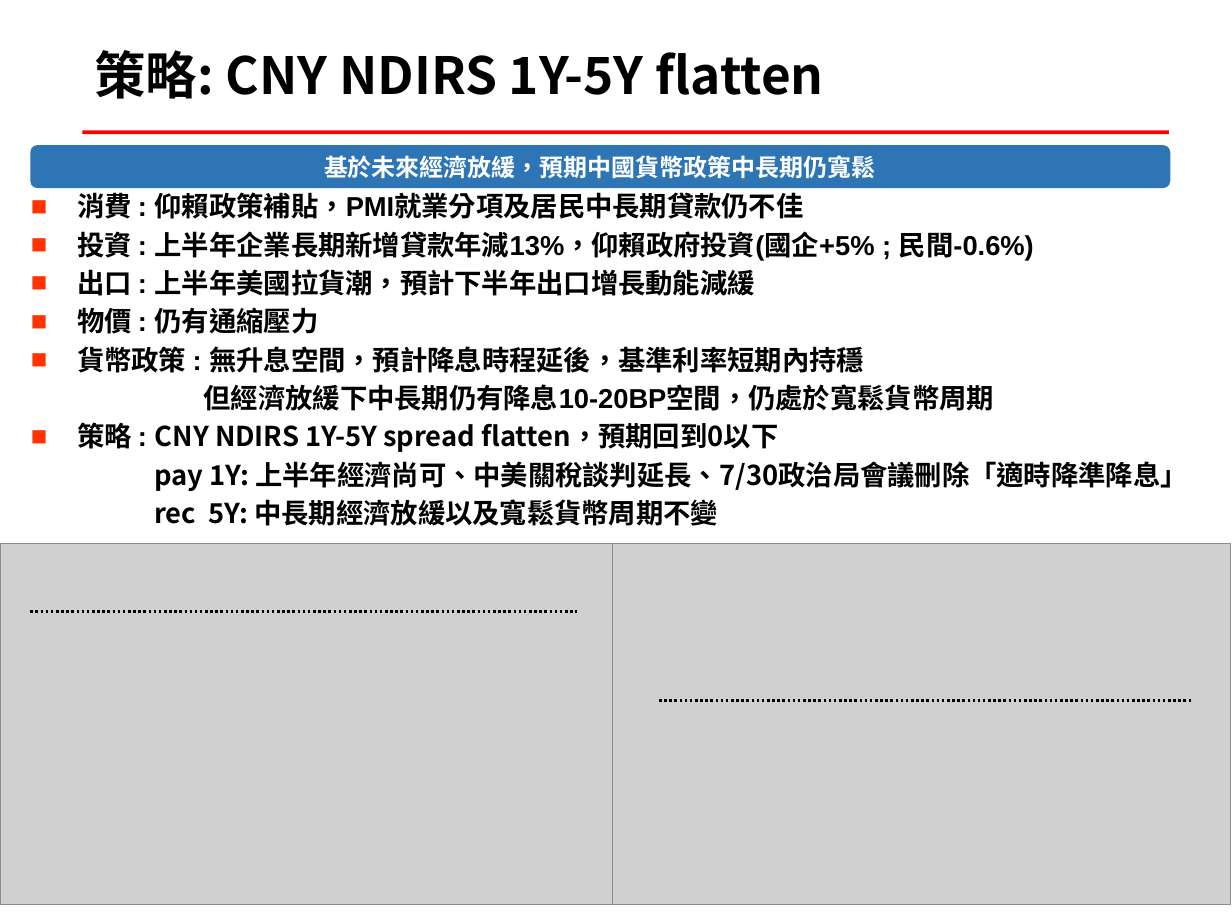
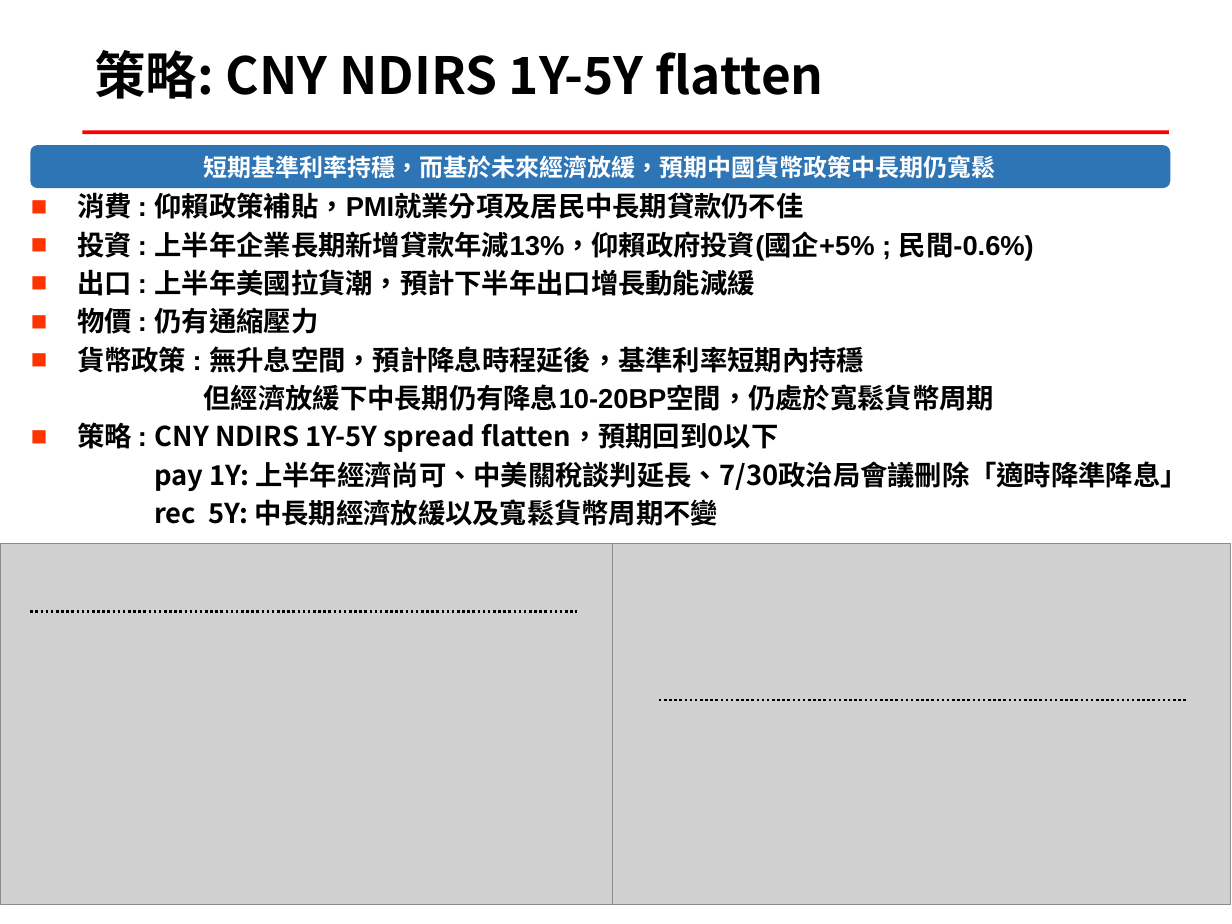
Before and after one commit to mark838308/Mark-Wang, a slide deck: slide 1 of CNY NDIRS 1Y-5Y flatten.pptx. Drawn at 1232x924 pixels with LibreOffice and Linux fonts; fonts in the diff are those of the drawing; grey boxes stand for pictures; background and template pictures are left out. Boxes give left, top, right and bottom in pixels: in the first picture for what was removed or moved away, otherwise in the second. Text is boxed around its words. In the diff, an @@ line names an element or a change of style, - is before the commit and + after.

```diff
--- a/CNY NDIRS 1Y-5Y flatten.pptx
+++ b/CNY NDIRS 1Y-5Y flatten.pptx
@@ text in rounded rectangle at <box>204,155,996,179</box>: text changed @@
-基於未來經濟放緩，預期中國貨幣政策中長期仍寬鬆
+短期基準利率持穩，而基於未來經濟放緩，預期中國貨幣政策中長期仍寬鬆
@@ line moved from (659, 700) - (1193, 700) to (659, 700) - (1189, 700) @@
```
Also in this commit, not shown: 1 other slide changed.
